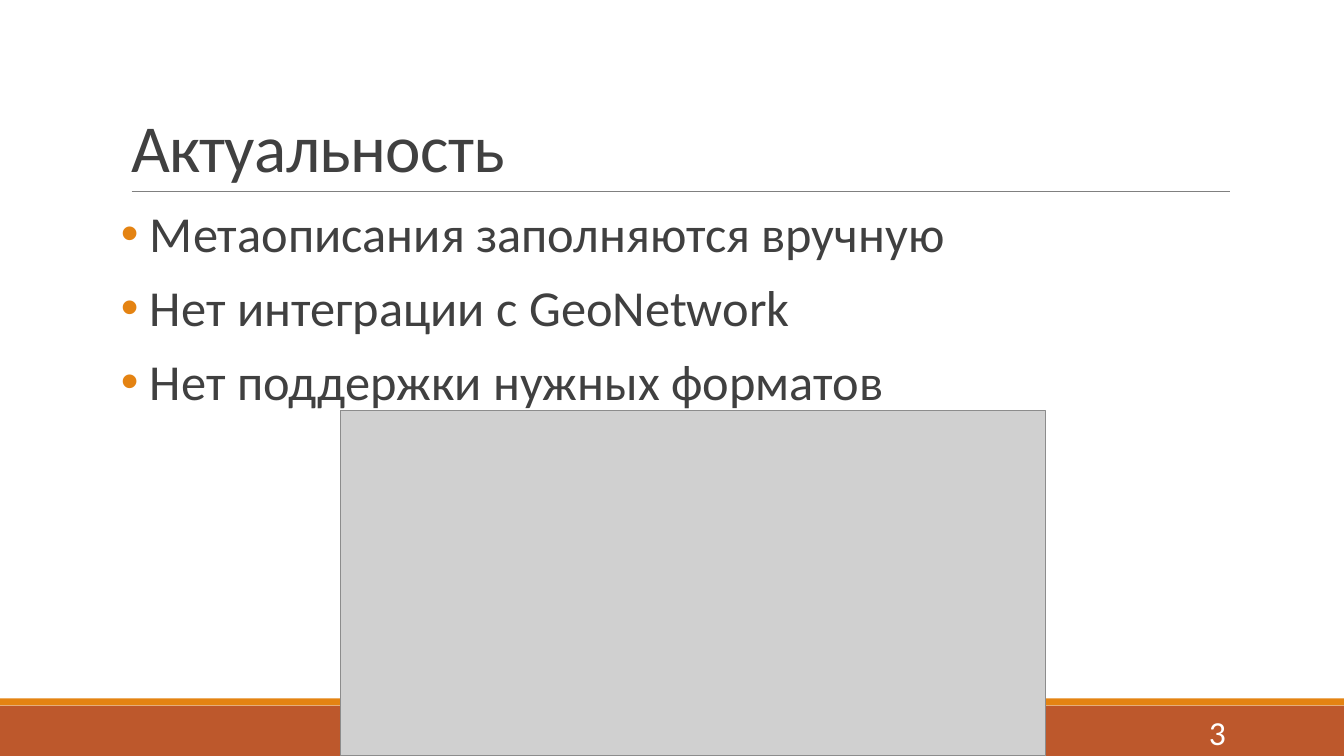
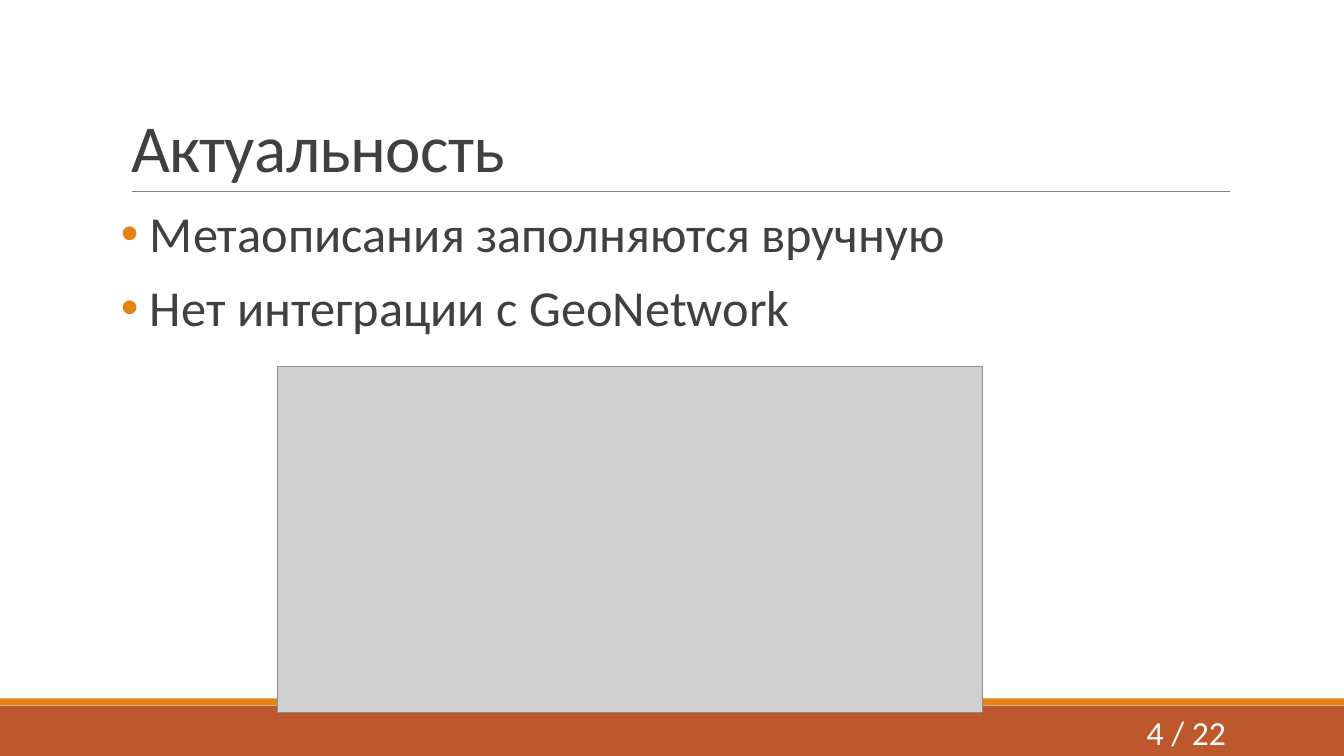
Before and after one commit to J-CITY/METADATA-EXTRACTOR, a slide deck: slide 4 of report.pptx (slide 3 before the commit). Drawn at 1344x756 pixels with LibreOffice and Linux fonts; fonts in the diff are those of the drawing; grey boxes stand for pictures. Boxes give left, top, right and bottom in pixels: in the first picture for what was removed or moved away, otherwise in the second. Text is boxed around its words. In the diff, an @@ line names an element or a change of style, - is before the commit and + after.

```diff
--- a/report.pptx
+++ b/report.pptx
@@ text at [150,366,883,411]: paragraph removed @@
-• Нет поддержки нужных форматов
@@ picture: place and size @@
-picture at [341,411,1047,756]
+picture at [277,367,983,712]
@@ page number at [1147,723,1226,745]: text changed @@
-3
+4 / 22
```
Also in this commit, not shown: 9 other slides changed, 2 slides added, 1 slide removed.
